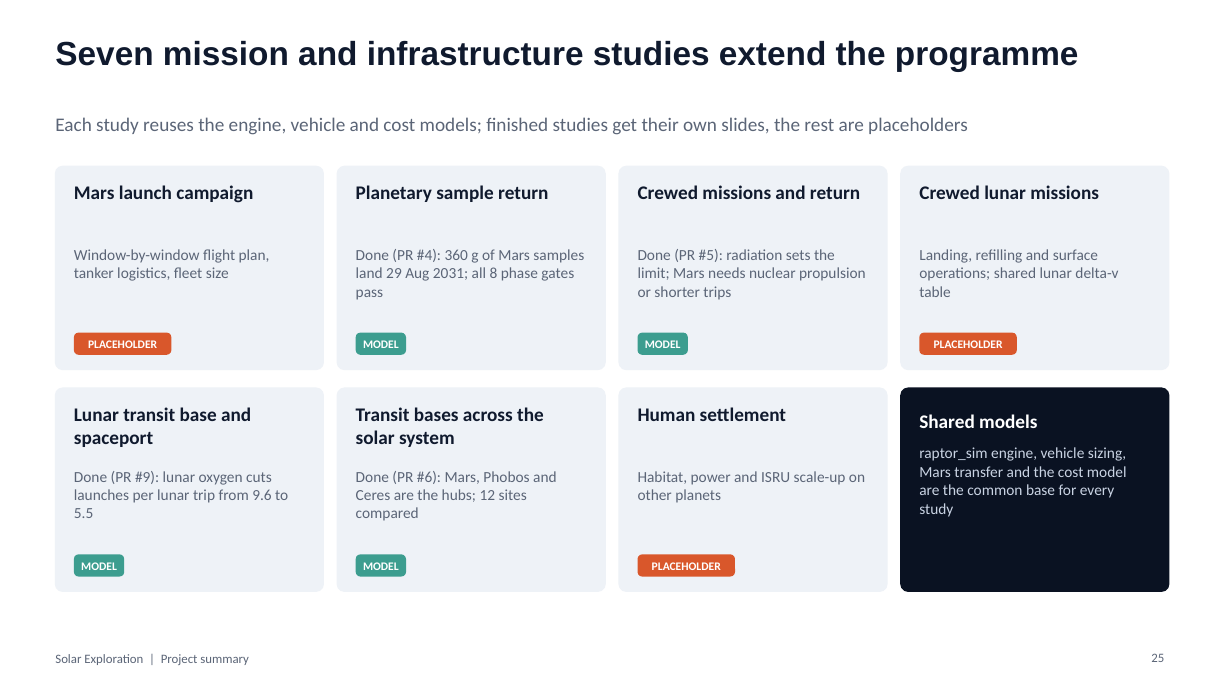
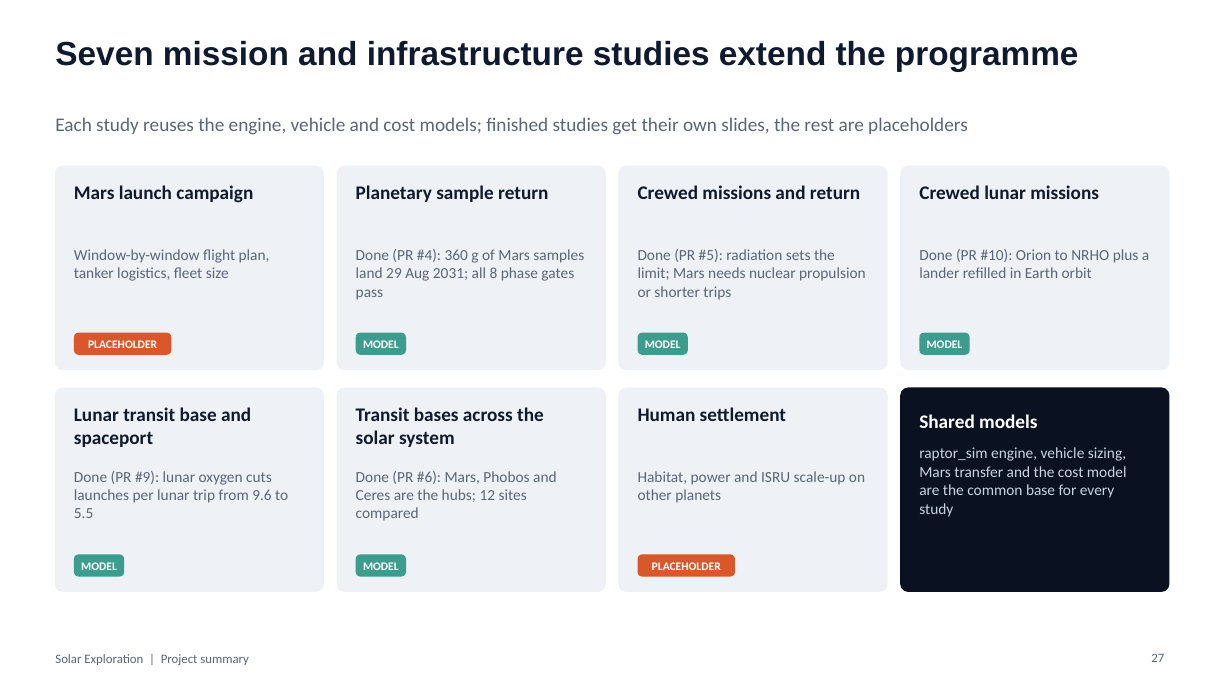
Before and after one commit to Skymeapple/solar-exploration, a slide deck: slide 27 of presentation/Solar_Exploration_Project_Summary.pptx (slide 25 before the commit). Drawn at 1232x693 pixels with LibreOffice and Linux fonts; fonts in the diff are those of the drawing. Boxes give left, top, right and bottom in pixels: in the first picture for what was removed or moved away, otherwise in the second. Text is boxed around its words. In the diff, an @@ line names an element or a change of style, - is before the commit and + after.

```diff
--- a/presentation/Solar_Exploration_Project_Summary.pptx
+++ b/presentation/Solar_Exploration_Project_Summary.pptx
@@ text at (919,249,1149,278): text changed @@
-Landing, refilling and surface operations; shared lunar delta-v table
+Done (PR #10): Orion to NRHO plus a lander refilled in Earth orbit
@@ rounded rectangle "MODEL": place and size @@
-rounded rectangle "MODEL" at (920,333,1017,355)
+rounded rectangle "MODEL" at (920,333,970,355)
@@ rounded rectangle "MODEL" at (920,333,970,355): fill #D9572B to #3C9D8F @@
@@ text in rounded rectangle at (927,340,963,348): text changed @@
-PLACEHOLDER
+MODEL
@@ page number at (1151,653,1164,662): text changed @@
-25
+27
```
Also in this commit, not shown: 8 other slides changed, 2 slides added, 1 other file.
